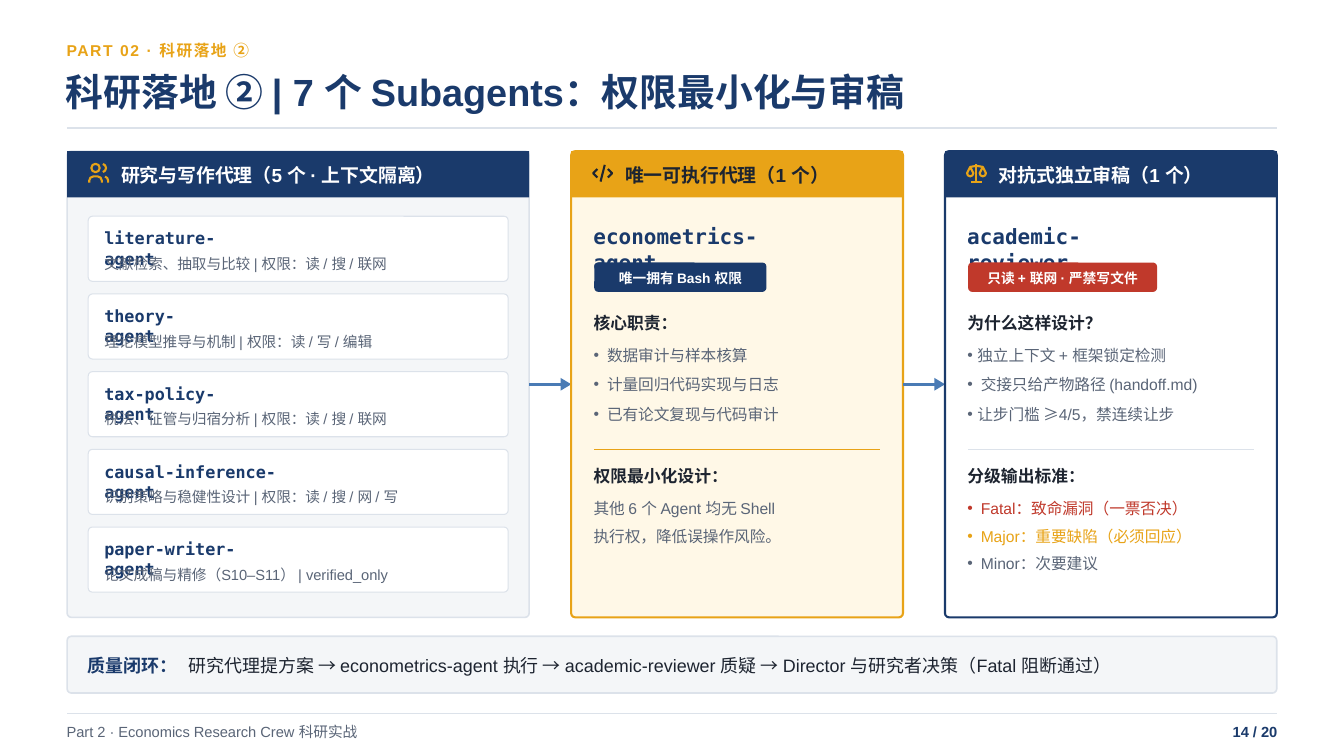
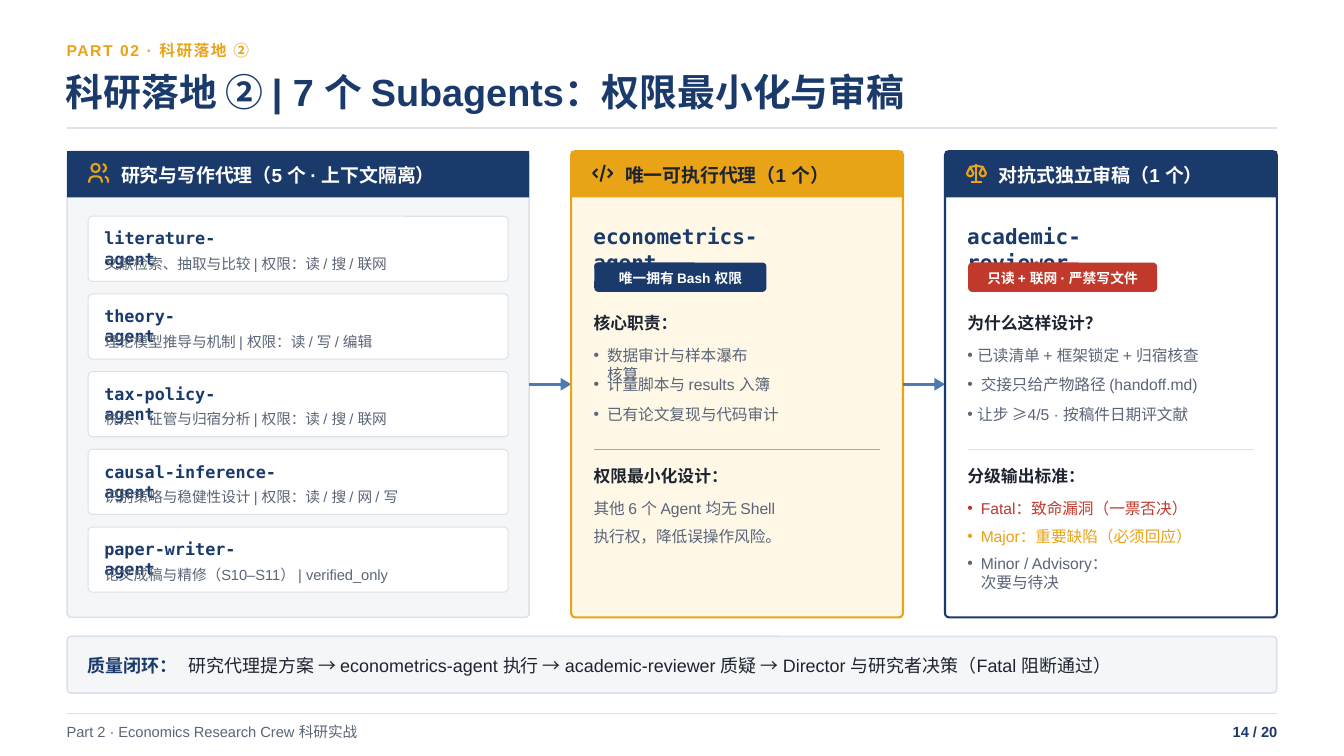
Before and after one commit to shjzzzz/Economics-Research-Crew, a slide deck: slide 14 of Claude_Code_基础与_Economics_Research_Crew_实战.pptx. Drawn at 1344x756 pixels with LibreOffice and Linux fonts; fonts in the diff are those of the drawing. Boxes give left, top, right and bottom in pixels: in the first picture for what was removed or moved away, otherwise in the second. Text is boxed around its words. In the diff, an @@ line names an element or a change of style, - is before the commit and + after.

```diff
--- a/Claude_Code_基础与_Economics_Research_Crew_实战.pptx
+++ b/Claude_Code_基础与_Economics_Research_Crew_实战.pptx
@@ text at [607, 348, 748, 385]: text changed @@
-• 数据审计与样本核算
+• 数据审计与样本瀑布核算
@@ text at [977, 348, 1199, 363]: text changed @@
-• 独立上下文 + 框架锁定检测
+• 已读清单 + 框架锁定 + 归宿核查
@@ text at [607, 375, 770, 392]: text changed @@
-• 计量回归代码实现与日志
+• 计量脚本与 results 入簿
@@ text at [977, 407, 1188, 422]: text changed @@
-• 让步门槛 ≥4/5，禁连续让步
+• 让步 ≥4/5 · 按稿件日期评文献
@@ text at [981, 557, 1108, 589]: text changed @@
-• Minor：次要建议
+• Minor / Advisory：次要与待决
```
Also in this commit, not shown: 7 other slides changed.
